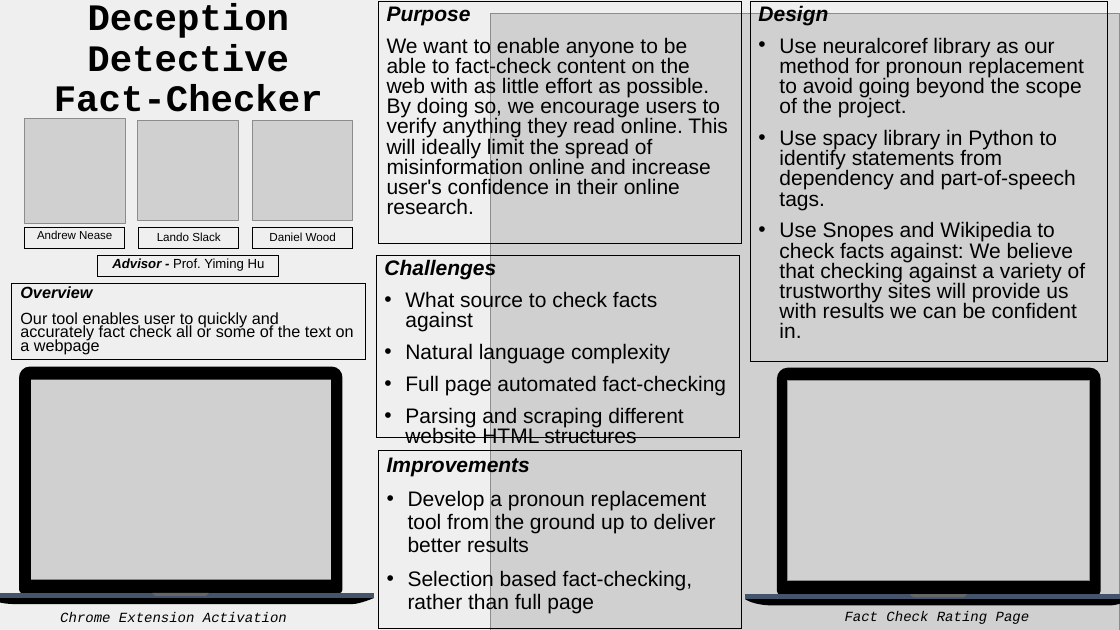
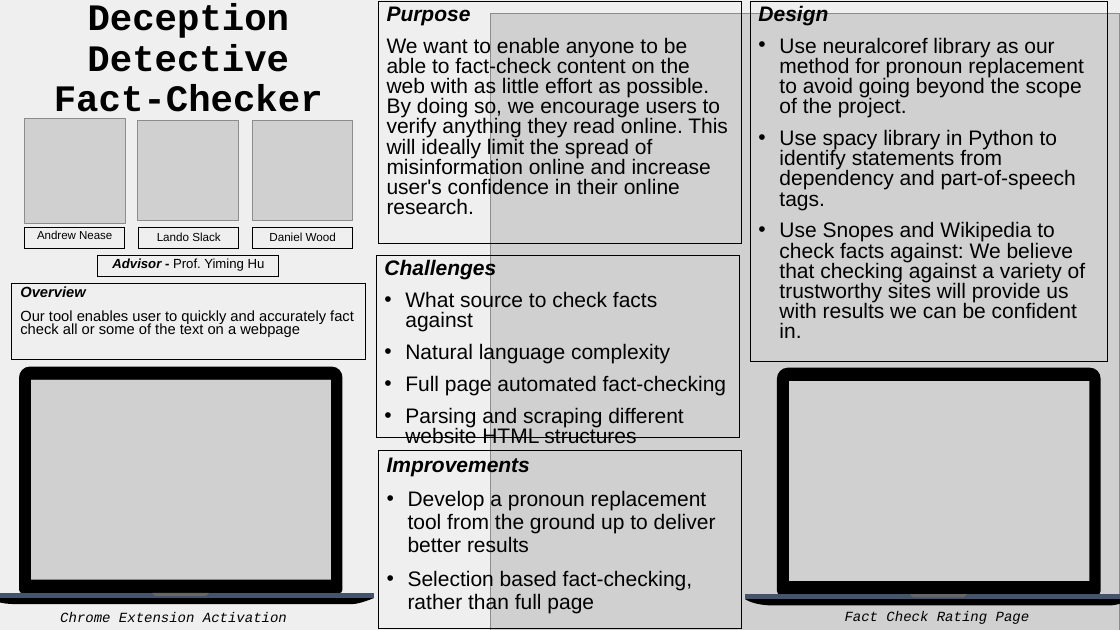
Before and after one commit to anease/senior-design, a slide deck: slide 1 of ExpoPoster.pptx. Drawn at 1120x630 pixels with LibreOffice and Linux fonts; fonts in the diff are those of the drawing; grey boxes stand for pictures. Boxes give left, top, right and bottom in pixels: in the first picture for what was removed or moved away, otherwise in the second. Text is boxed around its words. In the diff, an @@ line names an element or a change of style, - is before the commit and + after.

```diff
--- a/ExpoPoster.pptx
+++ b/ExpoPoster.pptx
@@ rectangle "Overview" at bbox=[12, 284, 365, 360]: size 13.9 to 12.6 pt @@
@@ picture: place and size @@
-picture at bbox=[788, 381, 1091, 581]
+picture at bbox=[786, 379, 1091, 586]
```
Also in this commit, not shown: 5 other files.
